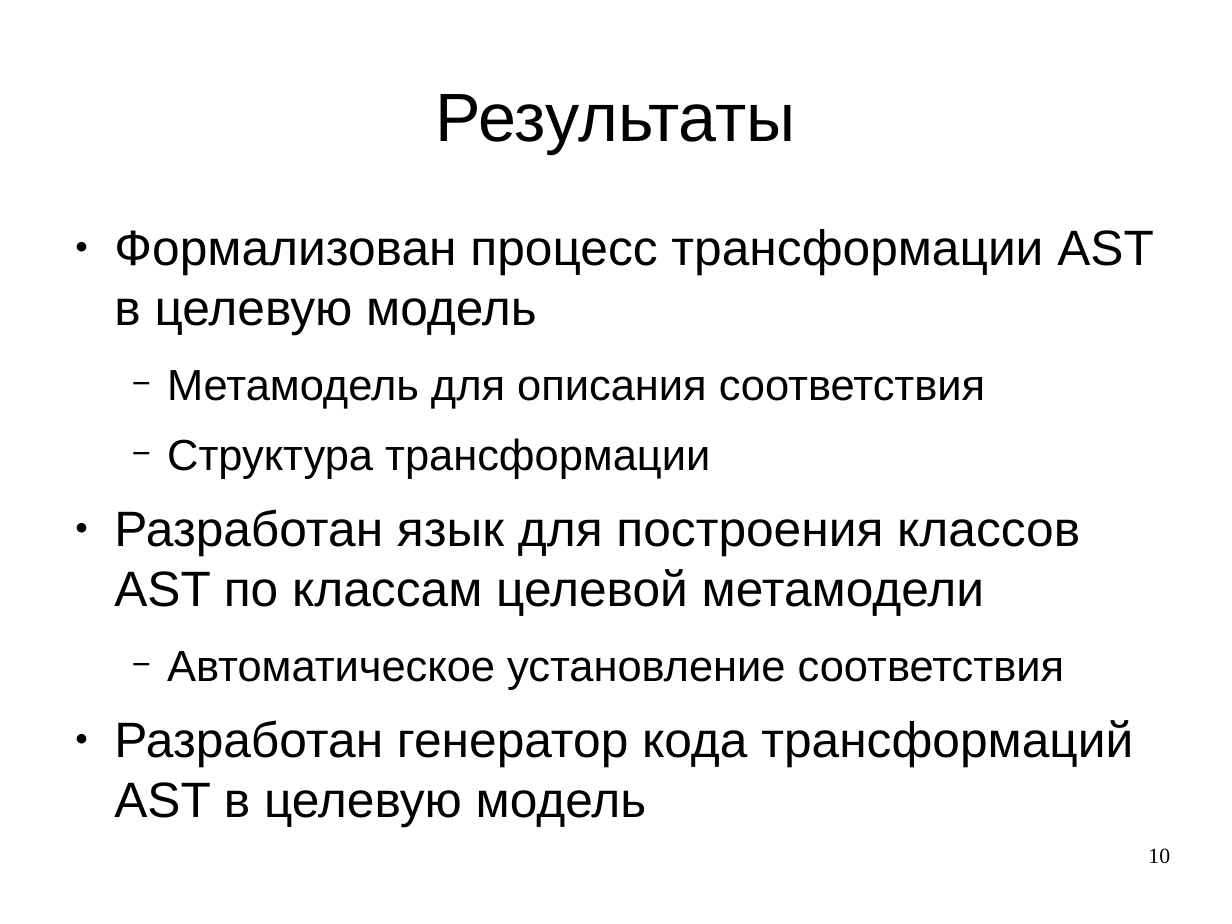
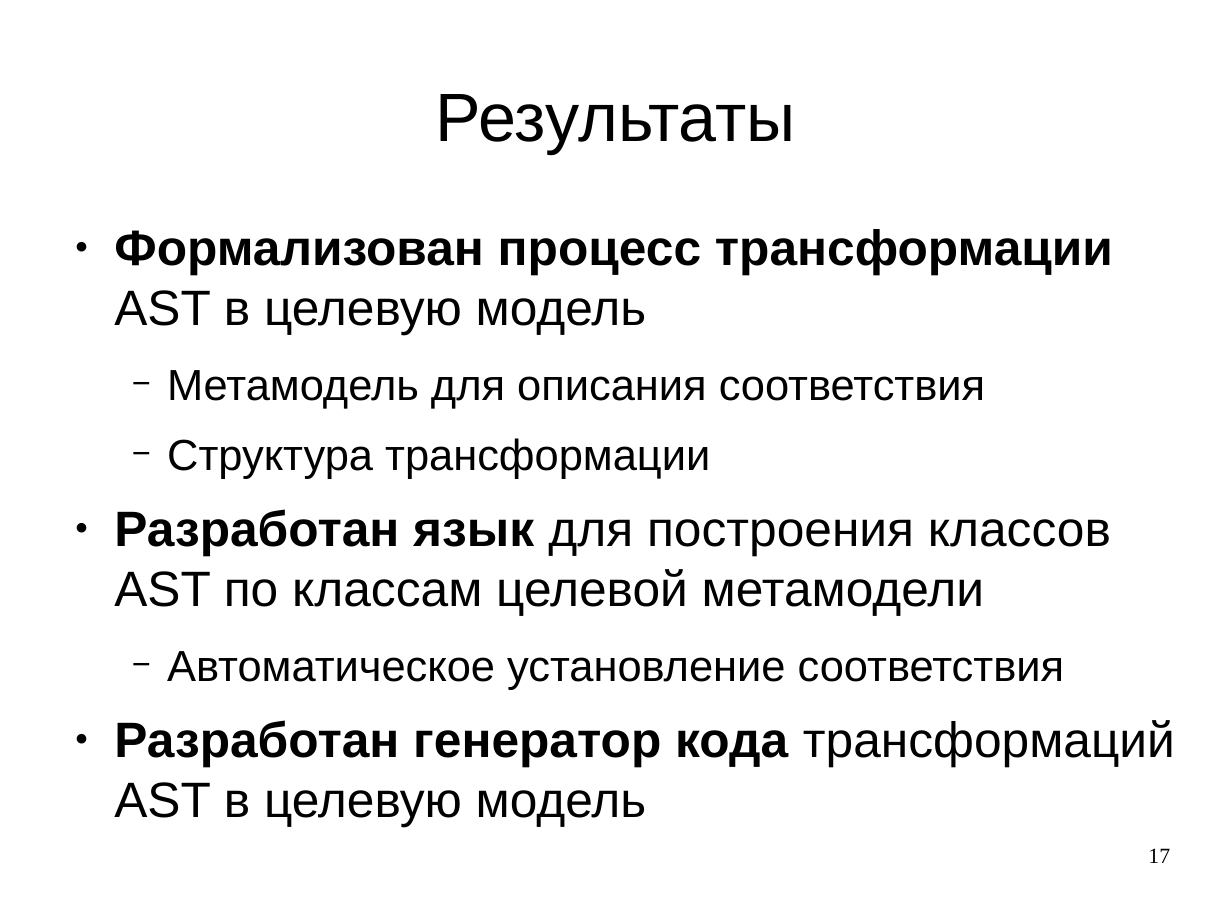
Before and after one commit to abreslav-from-google-code/abreslav, a slide deck: slide 17 of astrans/thesis.rus/Презентация.odp (slide 10 before the commit). Drawn at 1232x924 pixels with LibreOffice and Linux fonts; fonts in the diff are those of the drawing. Boxes give left, top, right and bottom in pixels: in the first picture for what was removed or moved away, otherwise in the second. Text is boxed around its words. In the diff, an @@ line names an element or a change of style, - is before the commit and + after.

```diff
--- a/astrans/thesis.rus/Презентация.odp
+++ b/astrans/thesis.rus/Презентация.odp
@@ text at (114, 229, 1175, 826): bold on in "Формализован процесс трансформации", "Разработан язык", "Разработан генератор кода" @@
@@ page number at (1148, 848, 1170, 863): text changed @@
-10
+17
```
Also in this commit, not shown: 6 other slides changed, 10 slides added, 3 slides removed.
